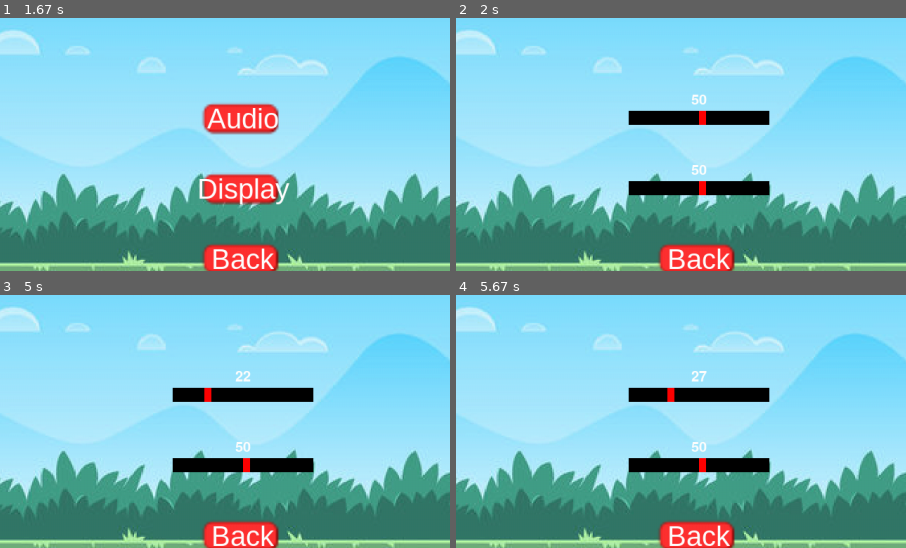
Above: before the commit, frames 1-4 (two rows, left to right).
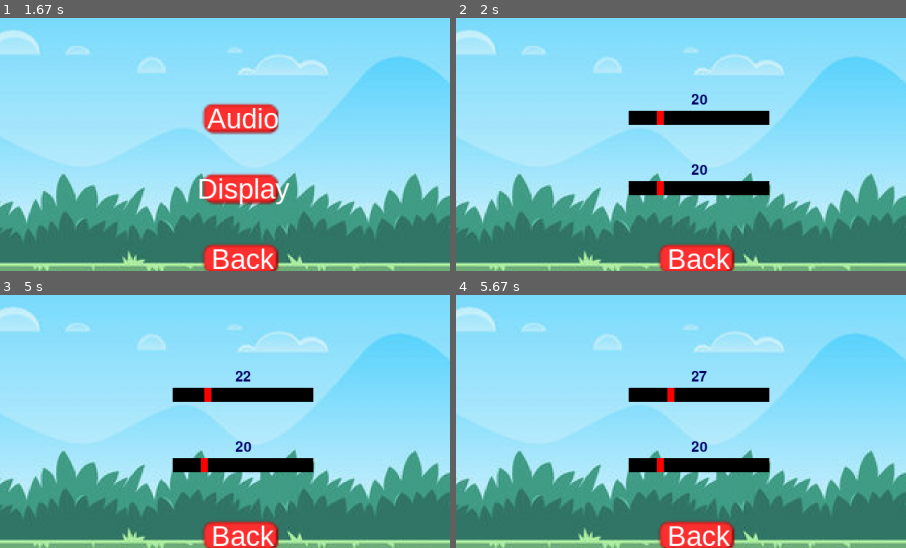
Above: after the commit, the same moments.

Repository: cse442-at-ub/s24semesterproject-we-love-the-company
Game: pygame game, started from src/game/game.py
Two runs of this game, one before a commit and one after it. Both use one fixed random seed, a clock stepped at 60 frames per second and the inputs below.
Inputs (mouse positions are % of the whole screen's width and height, from its top left):
- Up to frame 1 (1.67 s): click (50, 50) at 0.38 s; click "Settings" at 1.22 s
- Up to frame 2 (2 s): click "Audio" at 1.72 s
- Up to frame 3 (5 s): click (50, 43) at 2.05 s; click (50, 62) at 2.38 s; click (76, 66) at 2.72 s; click "Display" at 3.72 s; click (85, 70) at 4.05 s; click (54, 46) at 4.38 s; click (46, 43) at 4.72 s
- Up to frame 4 (5.67 s): click (46, 43) at 5.05 s; click (46, 43) at 5.38 s
The pictures show only the part of the screen within x 23-73%, y 23-73%; the shares and areas given below are measured in that part.

Frame 1 is identical in both runs. In frame 2, 0.6% of the frame differs, in the area x 44-56%, y 30-71%; in frame 3, 0.4%; in frame 4, 0.4%.

Commit message:
idk the slider works gets value but the sound doesnt change
idk the slider works gets value but the sound doesnt change i think its cause the updated value doesnt stay and it goes back to the original value, even then it should change a bit, idk

Diff:
--- a/src/game/AudioMenu.py
+++ b/src/game/AudioMenu.py
@@ -2,13 +2,14 @@
 import os
 from Buttons import Button
 from Sliders import Slider
-import game
+
 
 from gamestate import *
-
+import game
 global_audio_pack = game.audio_pack
 global_audio_control = game.audio_control
 global_button_sound_que = game.button_sound_que
+global_volume = 0.5
 
 
 ID = "Audio_settings"
@@ -27,22 +28,17 @@
         self.BackButton = Button(image=pygame.image.load(self.path + "Assets/button.png"), pos=(screen_center_x, back_button_y),
                         text_input="Back", font=self.textFont, base_color="white", hovering_color="blue", click_sound= global_button_sound_que)
 
-        self.slider_one = Slider((screen_center_x, slider_one_y), (200, 20), 50, 0, 100)
-        self.slider_two = Slider((screen_center_x, slider_two_y), (200, 20), 50, 0, 100)
+        self.slider_one = Slider((screen_center_x, slider_one_y), (200, 20), 0, 100,20)
+        self.slider_two = Slider((screen_center_x, slider_two_y), (200, 20), 0, 100,20)
 
         self.buttons = [self.BackButton]
         self.sliders = [self.slider_one, self.slider_two]
 
         self.buttons.extend(self.sliders)
 
-    def update_volume(self):
-        volume = self.slider_one.get_value() / 100
-        global_audio_control.set_volume(volume)
-        global_button_sound_que.set_volume(volume)
-
-    def move_slider_handle(self,pos):
-        self.slider_one.move_handle(pos)
-        self.update_volume()
+    #def move_slider_handle(self,pos):
+        #self.slider_one.move_handle(pos)
+        #self.update_volume()
 
     def initHandlers(self, state: Gamestate):
         state.handlers[ID] = Handler(render, doNothing, doNothing, mouseMove, mousePress)
@@ -97,3 +93,14 @@
     for button in state.scene.buttons:
         if isinstance(button, Button):
             button.update(state.screen)
+
+# Update volume function (called when needed)
+def update_volume():
+    pygame.mixer.music.set_volume(global_volume)
+    global_button_sound_que.set_volume(global_volume)
+
+    # Inside Slider class, update_volume function
+def update_volume(self):
+        # Update the global variable with the current value
+    global global_volume
+    global_volume = self.get_value() / 100
--- a/src/game/Buttons.py
+++ b/src/game/Buttons.py
@@ -1,7 +1,6 @@
 import pygame
+
 import game
-
-
 global_audio_pack = game.audio_pack
 global_audio_control = game.audio_control
 global_button_sound_que = game.button_sound_que
--- a/src/game/HowToPlay.py
+++ b/src/game/HowToPlay.py
@@ -3,6 +3,10 @@
 from Buttons import Button
 
 from gamestate import *
+import game
+global_audio_pack = game.audio_pack
+global_audio_control = game.audio_control
+global_button_sound_que = game.button_sound_que
 
 # taken from: https://stackoverflow.com/questions/42014195/rendering-text-with-multiple-lines-in-pygame
 def blit_text(surface, text, pos, font, color=pygame.Color('black')):
@@ -39,7 +43,7 @@
         back_button_y = screen.get_height() - 50
 
         self.BackButton = Button(image=pygame.image.load(self.path + "Assets/button.png"), pos=(screen_center_x, back_button_y),
-                    text_input="Back", font=self.textFont, base_color="white", hovering_color="blue", click_sound= pygame.mixer.Sound("src/game/Assets/button_click.mp3"))
+                    text_input="Back", font=self.textFont, base_color="white", hovering_color="blue", click_sound= global_button_sound_que)
 
     def initHandlers(self, state: Gamestate):
         state.handlers[ID] = Handler(render, doNothing, doNothing, mouseMove, mousePress)
--- a/src/game/OptionsMenu.py
+++ b/src/game/OptionsMenu.py
@@ -3,12 +3,13 @@
 from Buttons import Button
 
 from gamestate import *
+import game
+global_audio_pack = game.audio_pack
+global_audio_control = game.audio_control
+global_button_sound_que = game.button_sound_que
 
 ID = "settings"
 
-audio_pack = pygame.mixer.music.load("src/game/Assets/Background_music_menu.wav")
-audio_control = pygame.mixer.music.play(-1)
-button_sound_que = pygame.mixer.Sound("src/game/Assets/button_click.mp3")
 
 class SettingsScene:
     def __init__(self, screen):
@@ -23,13 +24,13 @@
         back_button_y = screen.get_height() // 2 + 150
 
         self.BackButton = Button(image=pygame.image.load(self.path + "Assets/button.png"), pos=(screen_center_x, back_button_y),
-                        text_input="Back", font=self.textFont, base_color="white", hovering_color="blue", click_sound= button_sound_que)
+                        text_input="Back", font=self.textFont, base_color="white", hovering_color="blue", click_sound= global_button_sound_que)
 
         self.AudioButton = Button(image=pygame.image.load(self.path + "Assets/button.png"), pos=(screen_center_x, audio_button_y),
-                        text_input="Audio", font=self.textFont, base_color="white", hovering_color="blue", click_sound= button_sound_que)
+                        text_input="Audio", font=self.textFont, base_color="white", hovering_color="blue", click_sound= global_button_sound_que)
 
         self.VideoButton = Button(image=pygame.image.load(self.path + "Assets/button.png"), pos=(screen_center_x, video_button_y),
-                        text_input="Display", font=self.textFont, base_color="white", hovering_color="blue", click_sound= button_sound_que)
+                        text_input="Display", font=self.textFont, base_color="white", hovering_color="blue", click_sound= global_button_sound_que)
 
         self.buttons = [self.BackButton, self.AudioButton, self.VideoButton]
 
--- a/src/game/Sliders.py
+++ b/src/game/Sliders.py
@@ -1,11 +1,16 @@
 import pygame
 
 class Slider:
-    def __init__(self, pos: tuple, size: tuple, initial_value: float, min_value: int, max_value: int) -> None:
+    def __init__(self, pos: tuple, size: tuple, min_value: int, max_value: int, initial_val: None) -> None:
         self.pos = pos
         self.size = size
         self.hovered = False
         self.grabbed = False
+
+        if initial_val is not None:
+            self.current_val = initial_val
+        else:
+            self.current_val = (self.min_value + self.max_value) / 2
 
         self.min_value = min_value
         self.max_value = max_value
@@ -16,7 +21,7 @@
         self.slider_top = self.pos[1] - self.size[1] // 2
 
         # Calculate initial handle position based on value
-        self.handle_pos = self.slider_left + (initial_value / (self.max_value - self.min_value)) * (self.slider_right - self.slider_left)
+        self.handle_pos = self.slider_left + (self.current_val / (self.max_value - self.min_value)) * (self.slider_right - self.slider_left)
         self.handle_rect = pygame.Rect(self.handle_pos, self.slider_top, 10, self.size[1])
 
         self.container_rect = pygame.Rect(self.slider_left, self.slider_top, self.size[0], self.size[1])
@@ -26,6 +31,7 @@
         new_handle_pos = max(self.slider_left, min(pos[0], self.slider_right - self.handle_rect.width))
         self.handle_pos = new_handle_pos
         self.handle_rect.x = self.handle_pos
+        self.current_val = float(self.get_value())
 
     def hover(self):
         self.hovered = True
@@ -42,6 +48,6 @@
 
     def display_value(self, screen):
         value_font = pygame.font.Font(None, 30)
-        value_text = value_font.render(str(int(self.get_value())), True, "white")
+        value_text = value_font.render(str(int(self.get_value())), True, (0,0,100))
         value_text_rect = value_text.get_rect(center=(self.pos[0], self.slider_top - 15))
         screen.blit(value_text, value_text_rect)
--- a/src/game/game.py
+++ b/src/game/game.py
@@ -8,6 +8,9 @@
 audio_pack = pygame.mixer.music.load("src/game/Assets/Background_music_menu.wav")
 audio_control = pygame.mixer.music.play(-1)
 button_sound_que = pygame.mixer.Sound("src/game/Assets/button_click.mp3")
+pygame.mixer.music.set_volume(0.2)
+
+
 
 def gameloop(gamestate: Gamestate):
 
